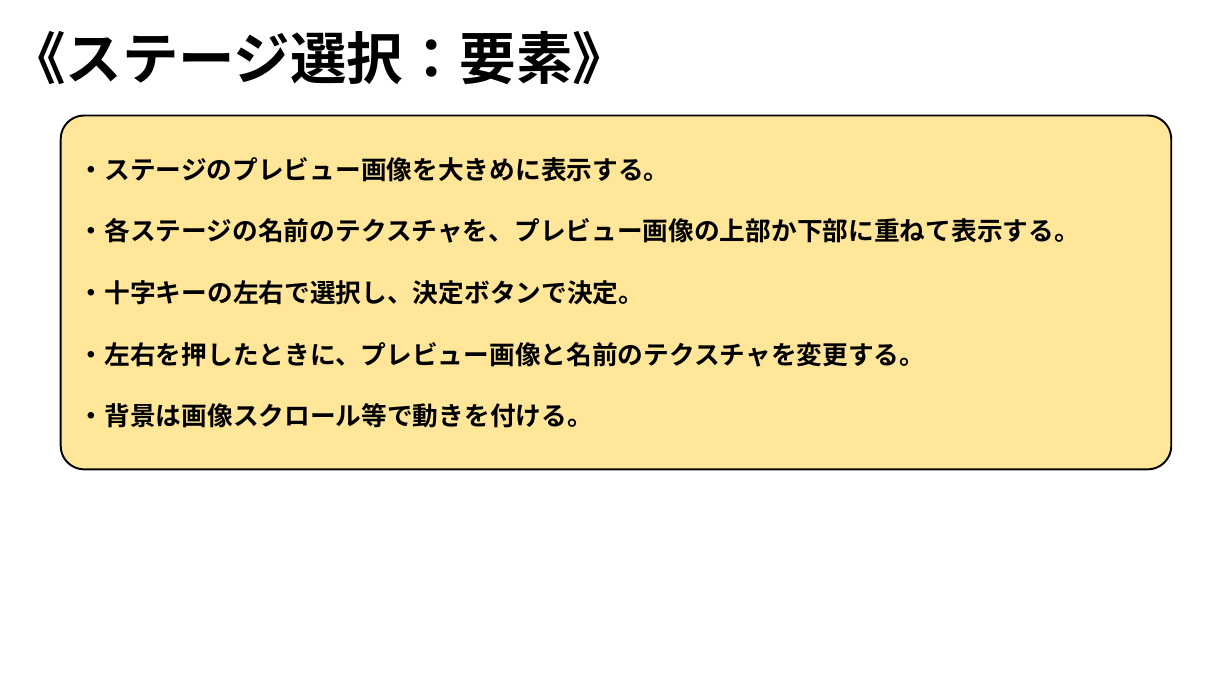
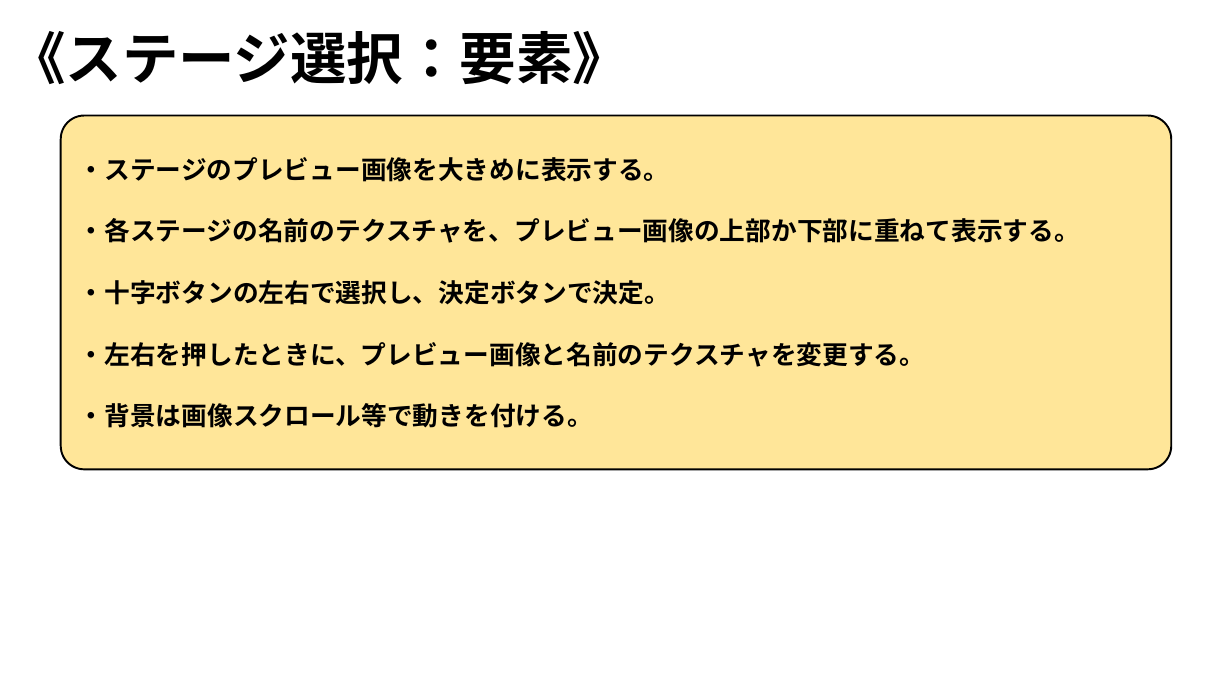
Before and after one commit to ARITA-MEIGEN/C-Team001, a slide deck: slide 16 of data/GS3_チーム2_仕様書.pptx. Drawn at 1232x693 pixels with LibreOffice and Linux fonts; fonts in the diff are those of the drawing; background and template pictures are left out. Boxes give left, top, right and bottom in pixels: in the first picture for what was removed or moved away, otherwise in the second. Text is boxed around its words. In the diff, an @@ line names an element or a change of style, - is before the commit and + after.

```diff
--- a/data/GS3_チーム2_仕様書.pptx
+++ b/data/GS3_チーム2_仕様書.pptx
@@ text at box(79, 280, 670, 305): text changed @@
-・十字キーの左右で選択し、決定ボタンで決定。
+・十字ボタンの左右で選択し、決定ボタンで決定。
```
Also in this commit, not shown: 14 other slides changed.
